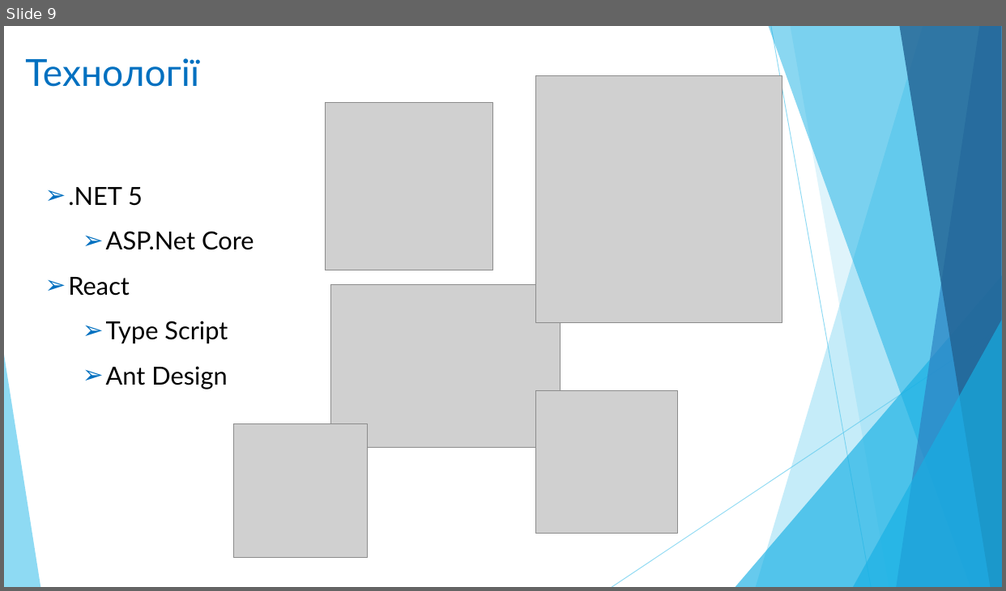
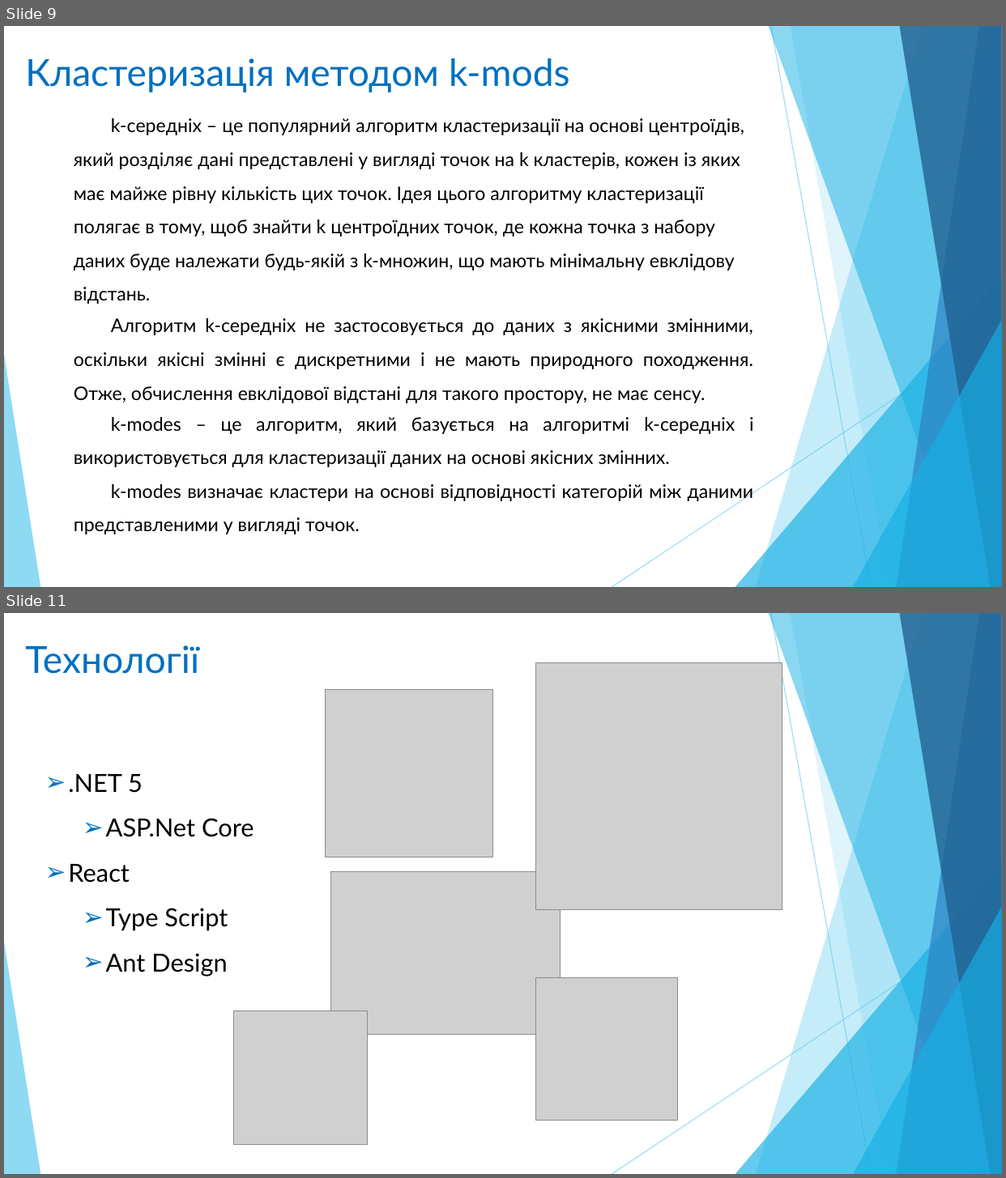
Before and after one commit to zelo2000/Xema, a slide deck: Documents/Presentation_1.pptx. Shown one above the other, each under a label of ours: slide 9 before the commit, slides 9 and 11 after it; the slides between them are not shown. The pictures are 1006x591 and 1006x1178 pixels, drawn with LibreOffice and Linux fonts; fonts in the diff are those of the drawing; grey boxes stand for pictures. Boxes give left, top, right and bottom in pixels: in the first picture for what was removed or moved away, otherwise in the second. Text is boxed around its words. In the diff, an @@ line names an element or a change of style, - is before the commit and + after.

```diff
--- a/Documents/Presentation_1.pptx
+++ b/Documents/Presentation_1.pptx
@@ slide 9 added at (x1=4, y1=26, x2=1002, y2=587), background #FFFFFF; not listed: 10 template elements that a slide beside it also shows @@
@@ text added at (x1=25, y1=58, x2=570, y2=92), 36 pt, text #0070C0 @@
+Кластеризація методом k-mods
@@ text added at (x1=74, y1=118, x2=744, y2=304), 18 pt, text #000000 @@
+k-середніх – це популярний алгоритм кластеризації на основі центроїдів, який розділяє дані представлені у вигляді точок на k кластерів, кожен із яких має майже рівну кількість цих точок. Ідея цього алгоритму кластеризації полягає в тому, щоб знайти k центроїдних точок, де кожна точка з набору даних буде належати будь-якій з k-множин, що мають мінімальну евклідову відстань.
@@ text added at (x1=74, y1=318, x2=753, y2=403), 18 pt, text #000000 @@
+Алгоритм k-середніх не застосовується до даних з якісними змінними, оскільки якісні змінні є дискретними і не мають природного походження. Отже, обчислення евклідової відстані для такого простору, не має сенсу.
@@ text added at (x1=74, y1=417, x2=754, y2=535), 18 pt, text #000000 @@
+k-modes – це алгоритм, який базується на алгоритмі k-середніх і використовується для кластеризації даних на основі якісних змінних.
+k-modes визначає кластери на основі відповідності категорій між даними представленими у вигляді точок.
@@ what was slide 9 is now slide 11 @@
```
Also in this commit, not shown: 2 slides changed, 1 other slide added.
